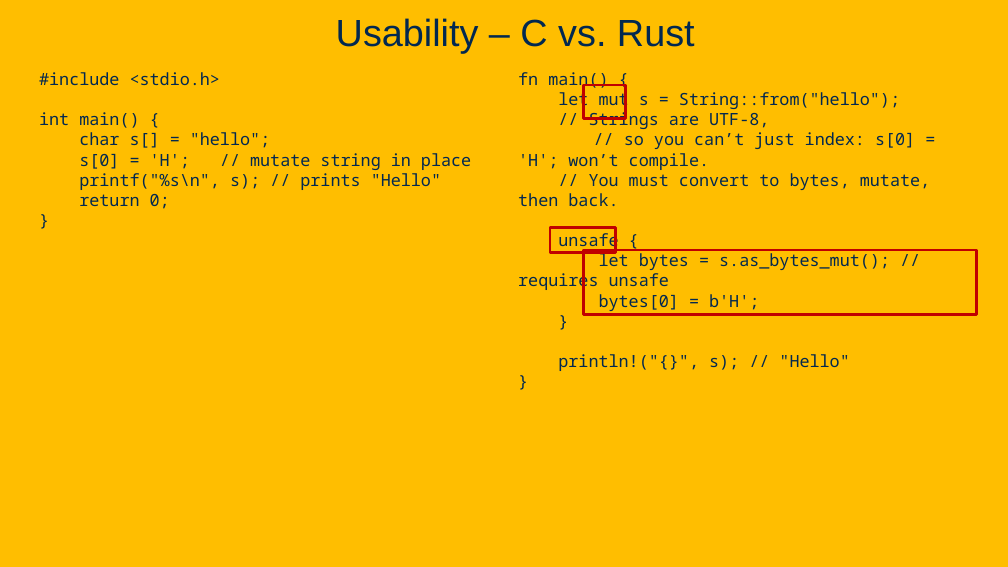
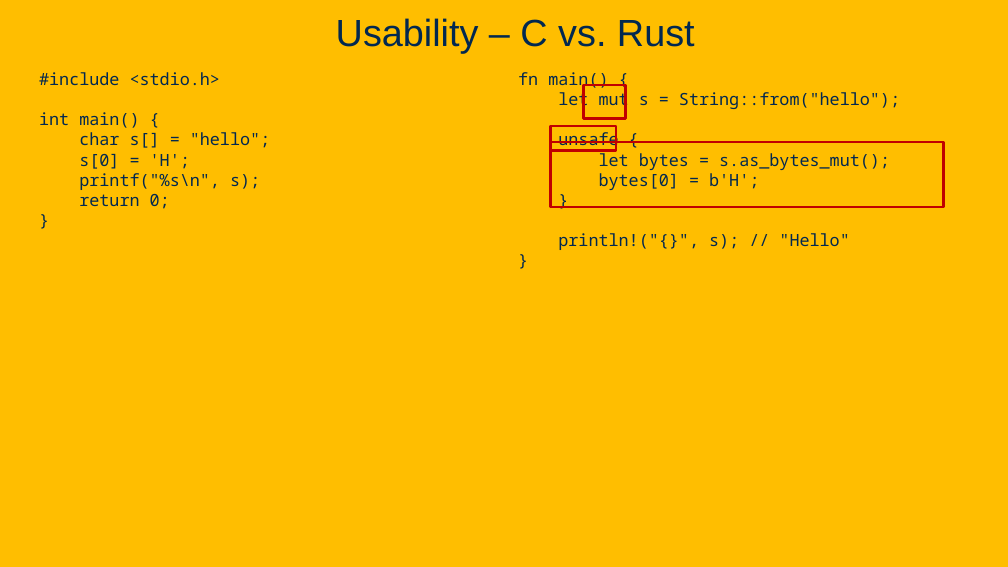
Before and after one commit to davsec-teaching/ecs160-f25, a slide deck: slide 36 of slides/1_logistics_and_course_introduction.pptx (slide 34 before the commit). Drawn at 1008x567 pixels with LibreOffice and Linux fonts; fonts in the diff are those of the drawing; background and template pictures are left out. Boxes give left, top, right and bottom in pixels: in the first picture for what was removed or moved away, otherwise in the second. Text is boxed around its words. In the diff, an @@ line names an element or a change of style, - is before the commit and + after.

Commit message:
update lec 1 slides

```diff
--- a/slides/1_logistics_and_course_introduction.pptx
+++ b/slides/1_logistics_and_course_introduction.pptx
@@ text at box(518, 110, 930, 206): paragraphs removed @@
-// Strings are UTF-8,
-// so you can’t just index: s[0] = 'H'; won’t compile.
-// You must convert to bytes, mutate, then back.
@@ rectangle: place and size @@
-rectangle at box(550, 228, 616, 253)
+rectangle at box(551, 126, 616, 150)
@@ rectangle: place and size @@
-rectangle at box(584, 250, 977, 315)
+rectangle at box(551, 142, 944, 207)
@@ text at box(79, 154, 260, 190): text changed @@
-s[0] = 'H'; // mutate string in place
-printf("%s\n", s); // prints "Hello"
+s[0] = 'H';
+printf("%s\n", s);
@@ text at box(599, 150, 890, 170): text changed @@
-let bytes = s.as_bytes_mut(); // requires unsafe
+let bytes = s.as_bytes_mut();
```
Also in this commit, not shown: 15 other slides changed, 3 slides added, 1 slide removed.
